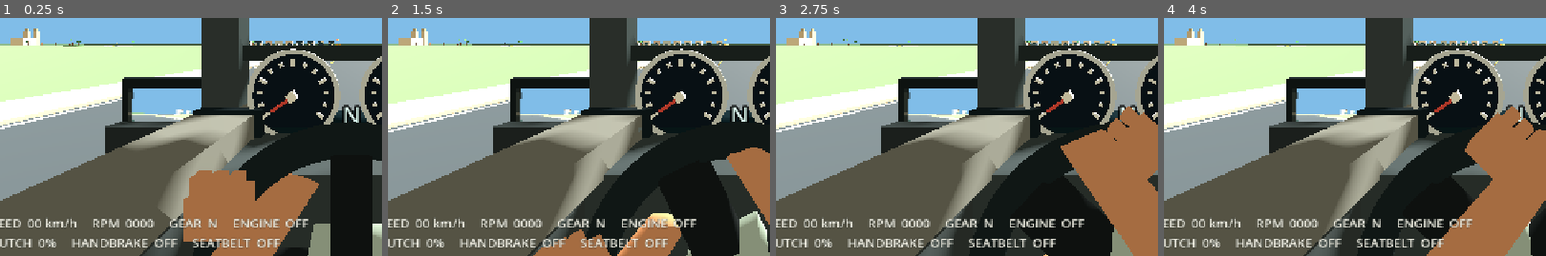
Above: before the commit, frames 1-4 (left to right).
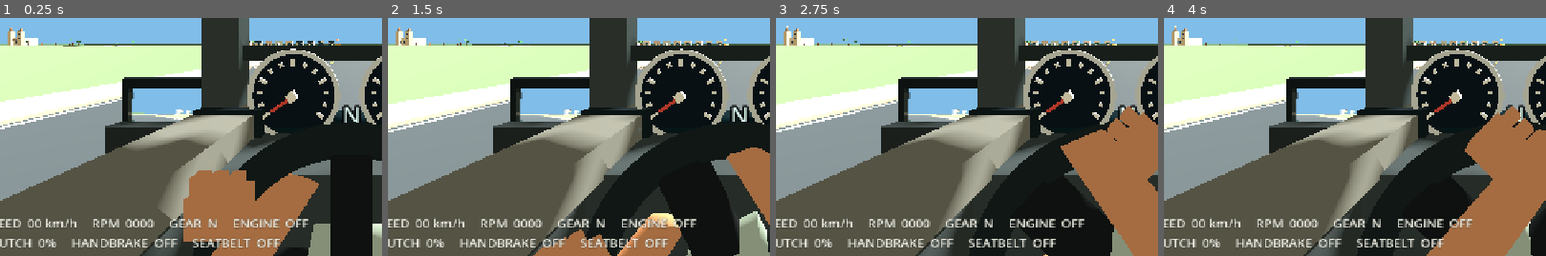
Above: after the commit, the same moments.

Repository: IamDalemark/maniubra-prototype
Game: Godot game, scene res://scenes/lessons/open_world.tscn
Same seed, same stepped clock (60 frames per second), same inputs: the game is played once before the commit and once after it. This scene is started directly instead of the project's main scene. Sound files missing from this copy of the repository are replaced by a short silence.
Inputs (mouse positions are % of the whole screen's width and height, from its top left):
- Up to frame 1 (0.25 s): no input
- Up to frame 2 (1.5 s): tap Enter at 0.5 s; move the mouse to (72, 45) at 0.52 s; hold D (drive_right) 0.53-1.28 s; hold C (drive_clutch) 0.53-1.28 s; click (72, 45) at 0.67 s; move the mouse to (30, 55) at 1.27 s; hold S (drive_brake) from 1.28 s (still down); tap H (drive_ignition) at 1.35 s
- Up to frame 3 (2.75 s): move the mouse to (60, 28) at 2.02 s; release S (drive_brake) at 2.03 s; hold D (drive_right) from 2.03 s (still down); tap B (drive_seatbelt) at 2.1 s
- Up to frame 4 (4 s): move the mouse to (45, 70) at 2.77 s; release D (drive_right) at 2.78 s; hold E (drive_gear_up) 2.78-3.53 s; tap W (drive_throttle) at 2.85 s; click (45, 70) at 2.92 s; move the mouse to (80, 65) at 3.52 s; hold A (drive_left) from 3.53 s (still down); hold C (drive_clutch) from 3.53 s (still down)
The pictures show only the part of the screen within x 4-54%, y 44-94%; the shares and areas given below are measured in that part.

The runs differ from the first frame. In frame 1, 0.4% of the frame differs, in the area x 2-78%, y 4-12%; in frame 2, 0.4%; in frame 3, 0.4%; in frame 4, 0.4%.

Commit message:
Refine Iloilo landmark approach views

Diff:
--- a/scripts/world/iloilo_district.gd
+++ b/scripts/world/iloilo_district.gd
@@ -129,14 +129,22 @@
 	# A paired church/plaza silhouette anchors the destination neighborhood.
 	_box(Vector3(29, 0.12, 37), Vector3(231, -0.01, 198), Color("c0ad8b"), false)
 	_box(Vector3(16, 10, 20), Vector3(239, 5, 194), Color("e4d5b1"), true, "MoloChurch")
-	_box(Vector3(17, 1.0, 22), Vector3(239, 10.4, 194), Color("85735f"), false)
+	_box(Vector3(17, 0.65, 22), Vector3(239, 10.15, 194), Color("87715c"), false)
+	_box(Vector3(13.8, 0.55, 0.52), Vector3(239, 7.1, 183.66), Color("a28a6e"), false)
 	for x in [232.5, 245.5]:
-		_box(Vector3(4.8, 19, 4.8), Vector3(x, 9.5, 204), Color("d6c29a"), false)
-		_box(Vector3(5.6, 1.0, 5.6), Vector3(x, 19.4, 204), Color("816b5b"), false)
-		_box(Vector3(3.0, 2.7, 3.0), Vector3(x, 21.2, 204), Color("b7a783"), false)
-	for x in [234.0, 239.0, 244.0]:
-		_box(Vector3(2.0, 4.1, 0.13), Vector3(x, 3.4, 204.1), Color("415763"), false)
-	_sign("MOLO CHURCH", Vector3(225, 2.5, 213.0), PI)
+		_box(Vector3(4.8, 18, 4.8), Vector3(x, 9.0, 184), Color("d6c29a"), false)
+		for y in [6.8, 12.8, 18.2]:
+			_box(Vector3(5.45, 0.42, 5.45), Vector3(x, y, 184), Color("927b61"), false)
+		for y in [9.3, 14.9]:
+			_box(Vector3(0.85, 2.4, 0.12), Vector3(x, y, 181.52), Color("3d5360"), false)
+		_cone(2.55, 5.8, Vector3(x, 21.25, 184), Color("866e58"))
+		_cone(0.33, 1.6, Vector3(x, 24.9, 184), Color("e1c895"))
+	for x in [235.9, 239.0, 242.1]:
+		_box(Vector3(1.7, 4.2, 0.16), Vector3(x, 3.5, 183.86), Color("3e5260"), false)
+		_box(Vector3(1.95, 0.22, 0.22), Vector3(x, 5.68, 183.82), Color("b39977"), false)
+	_box(Vector3(2.3, 0.65, 0.15), Vector3(239, 0.35, 183.70), Color("786755"), false)
+	_cone(1.65, 0.12, Vector3(239, 8.15, 183.74), Color("50616b"))
+	_sign("MOLO CHURCH", Vector3(220, 2.5, 180.5), PI)
 	_box(Vector3(24, 0.12, 29), Vector3(232, -0.015, 232), Color("92a772"), false)
 	for x in [222.0, 242.0]:
 		for z in [221.0, 243.0]:
@@ -148,11 +156,17 @@
 
 func _build_calle_real() -> void:
 	for index in 10:
+		var center_x := -170.0 + float(index) * 16.5
 		var shop := SHOPFRONT.instantiate()
 		shop.palette_index = index % 4
-		shop.position = Vector3(-170.0 + float(index) * 16.5, 0, 267)
+		shop.position = Vector3(center_x, 0, 267)
 		shop.rotation.y = PI
 		add_child(shop)
+		var stone := Color("e2d1ad") if index % 2 == 0 else Color("c8b89a")
+		_box(Vector3(10.4, 0.42, 0.55), Vector3(center_x, 7.65, 263.55), stone, false)
+		_box(Vector3(10.2, 0.24, 0.7), Vector3(center_x, 4.08, 262.85), Color("a78a70"), false)
+		for offset in [-4.15, 0.0, 4.15]:
+			_box(Vector3(0.43, 3.75, 0.58), Vector3(center_x + offset, 2.0, 262.72), stone, false)
 	_sign("CALLE REAL", Vector3(-70, 4.7, 259.0), PI)
 	for x in [-156.0, -92.0, -28.0]:
 		var lamp := PALM.instantiate()
@@ -168,6 +182,12 @@
 		for side in [-1.0, 1.0]:
 			_box(Vector3(0.13, 0.75, 30), Vector3(x + side * 4.23, 0.47, 112), Color("bcc9c6"), false)
 	_box(Vector3(480, 0.07, 4), Vector3(0, 0.02, 129), Color("bcaf96"), false)
+	for x in range(-240, 241, 8):
+		if minf(absf(float(x + 200)), minf(absf(float(x)), absf(float(x - 200)))) < 9.0:
+			continue
+		for z in [101.0, 123.0]:
+			_box(Vector3(0.12, 1.05, 0.12), Vector3(float(x), 0.56, z), Color("627b7c"), false)
+			_box(Vector3(7.9, 0.11, 0.11), Vector3(float(x) + 4.0, 1.02, z), Color("627b7c"), false)
 	for x in [-145.0, -88.0, -32.0, 50.0, 112.0, 170.0]:
 		var palm := PALM.instantiate()
 		palm.position = Vector3(x, 0.08, 133)
@@ -219,9 +239,23 @@
 	label.font_size = 52
 	label.pixel_size = 0.0024
 	label.modulate = Color("f8e7ad")
+	label.double_sided = true
 	label.position = at
 	label.rotation.y = yaw
 	add_child(label)
+
+
+func _cone(radius: float, height: float, at: Vector3, color: Color) -> void:
+	var cone := CylinderMesh.new()
+	cone.top_radius = 0.08
+	cone.bottom_radius = radius
+	cone.height = height
+	cone.radial_segments = 8
+	var visual := MeshInstance3D.new()
+	visual.mesh = cone
+	visual.position = at
+	visual.material_override = _material(color)
+	add_child(visual)
 
 
 func _box(size: Vector3, at: Vector3, color: Color, collider: bool, box_name: String = "") -> void:
Binary file added: docs/screenshots/open_world_calle_real.png
Not shown, added: docs/screenshots/open_world_calle_real.png.import
Binary file added: docs/screenshots/open_world_molo.png
Not shown, added: docs/screenshots/open_world_molo.png.import
Not shown, added: docs/screenshots/open_world_start.png.import
Not shown, added: scripts/world/pedestrian.gd.uid
Not shown, added: scripts/world/traffic_vehicle.gd.uid
Not shown, added: tests/open_world_flow.gd.uid
Not shown, changed: PROTOTYPE_PLAN.md
Not shown, changed: README.md
Not shown, changed: docs/OPEN_WORLD_PLAN.md
